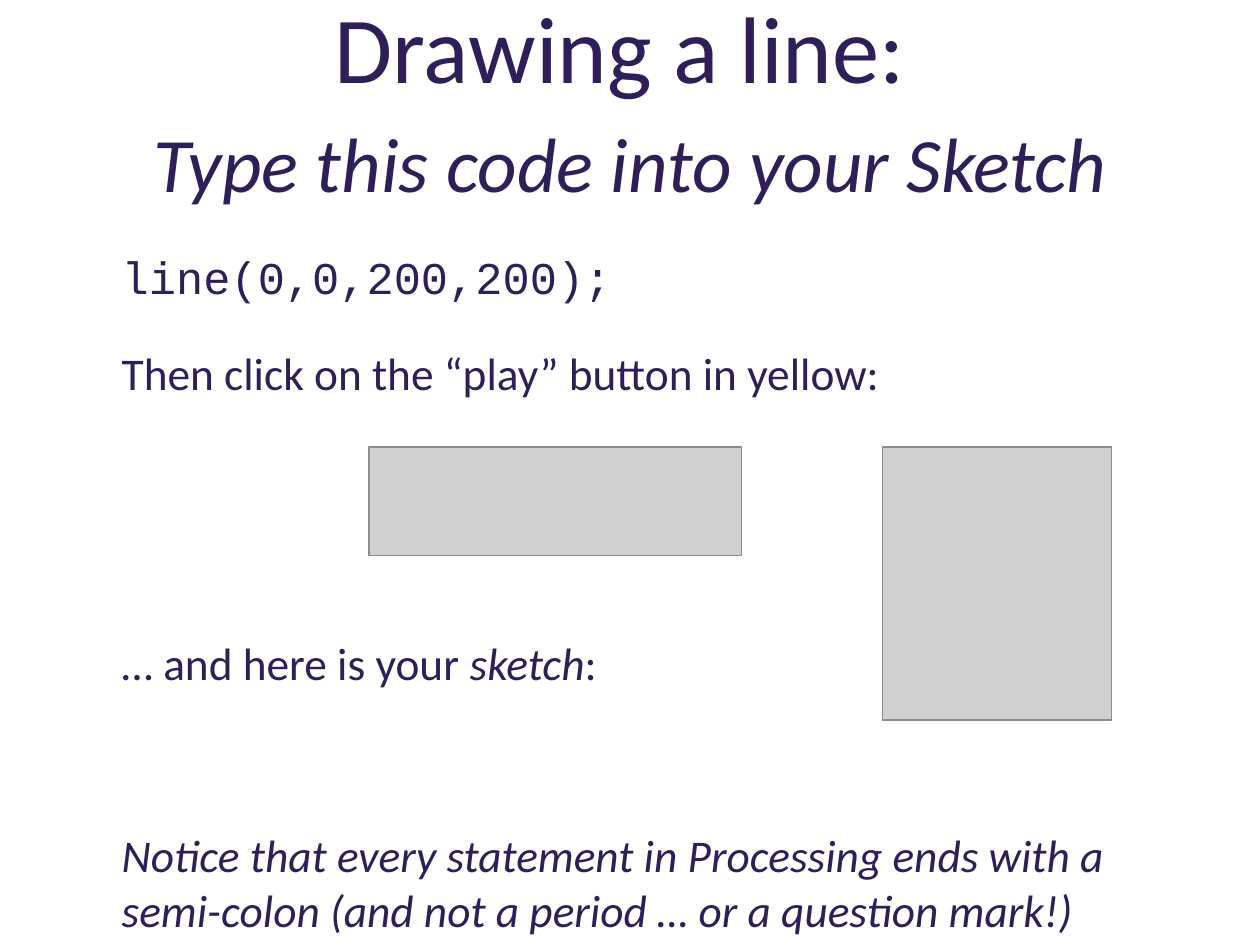
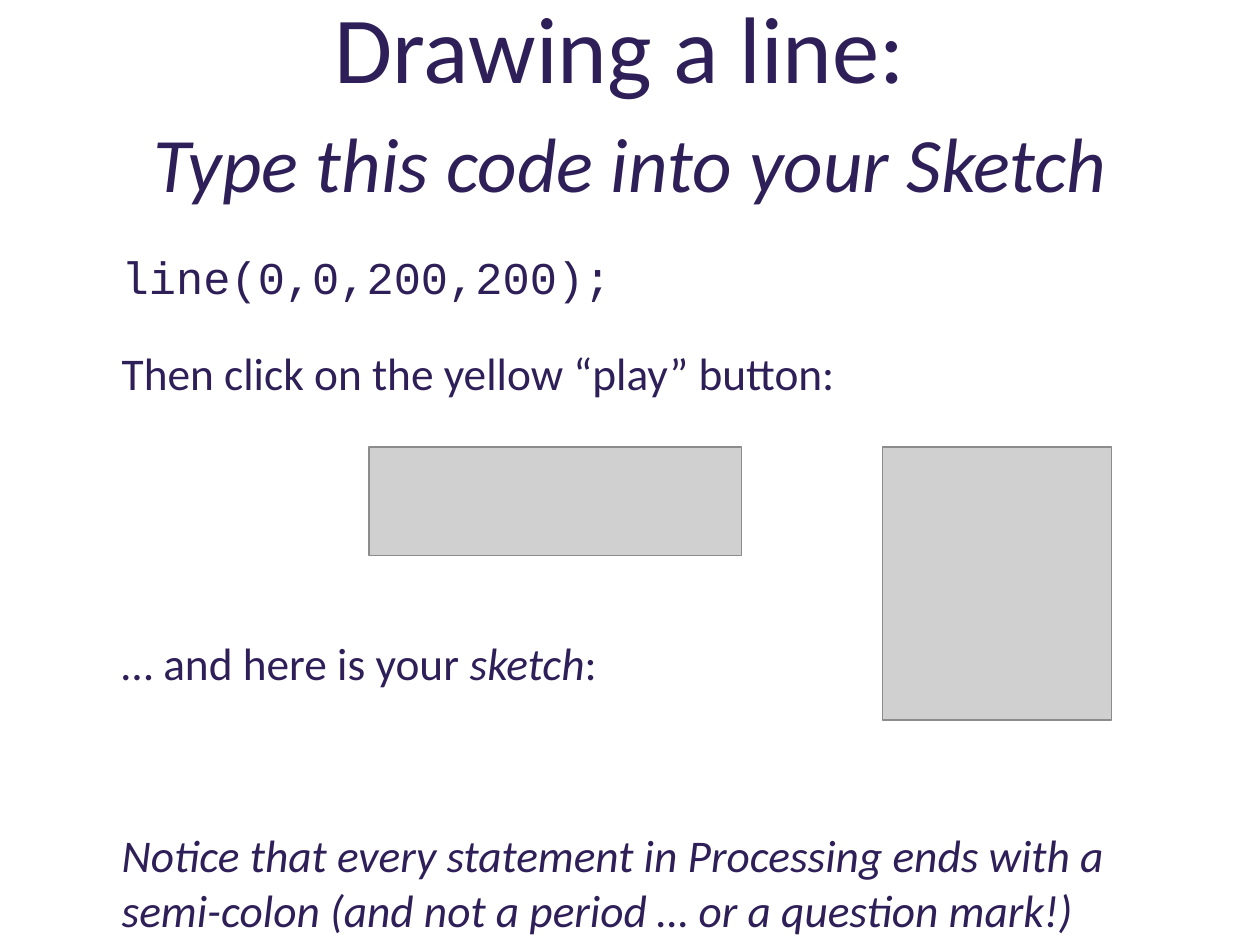
Before and after one commit to deenaengel/TF3_ProcessingSlides, a slide deck: slide 9 of Processing_Presentation_TF3_DE_notes.pptx (slide 8 before the commit). Drawn at 1260x945 pixels with LibreOffice and Linux fonts; fonts in the diff are those of the drawing; grey boxes stand for pictures; background and template pictures are left out. Boxes give left, top, right and bottom in pixels: in the first picture for what was removed or moved away, otherwise in the second. Text is boxed around its words. In the diff, an @@ line names an element or a change of style, - is before the commit and + after.

```diff
--- a/Processing_Presentation_TF3_DE_notes.pptx
+++ b/Processing_Presentation_TF3_DE_notes.pptx
@@ text at <box>122,357,835,398</box>: text changed @@
-Then click on the “play” button in yellow:
+Then click on the yellow “play” button:
```
Also in this commit, not shown: 15 other slides changed, 1 slide added.
